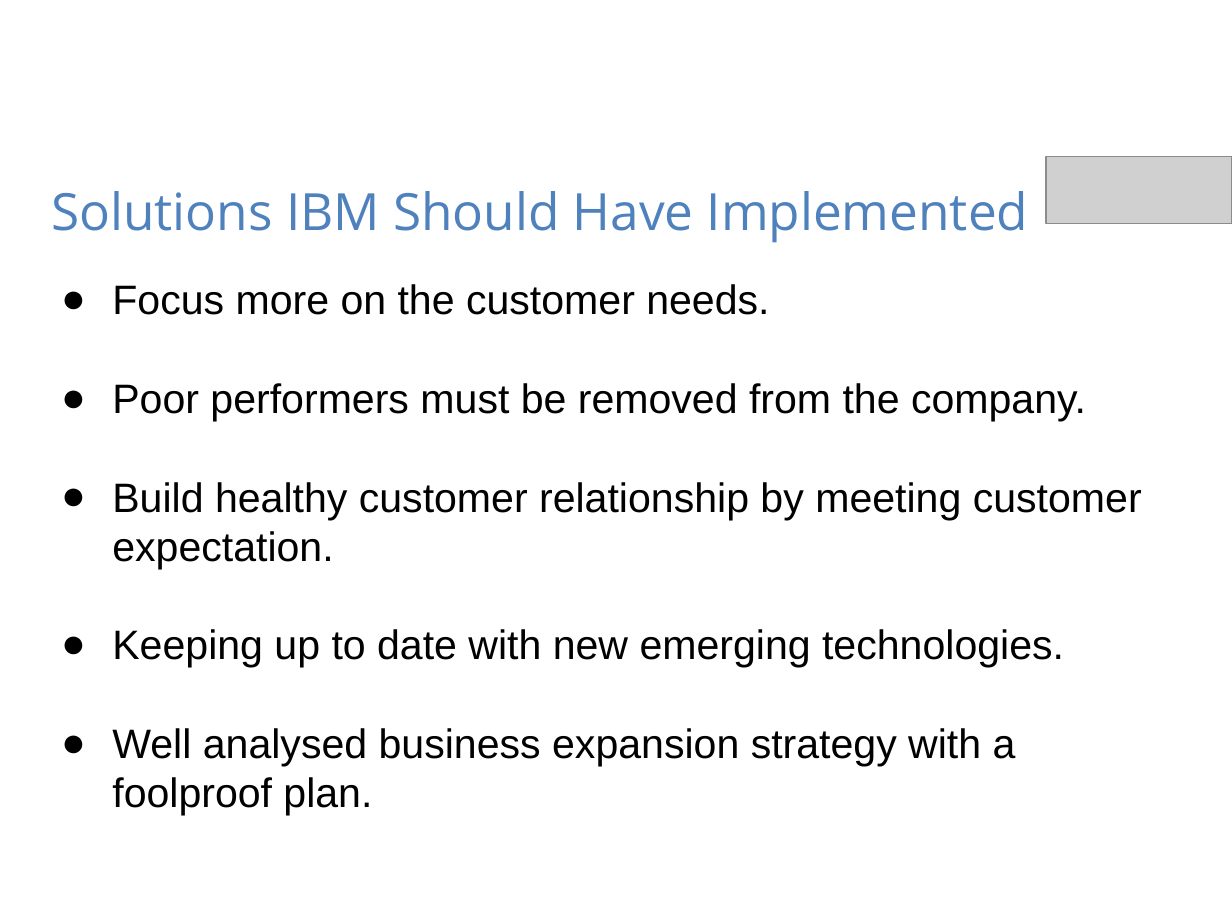
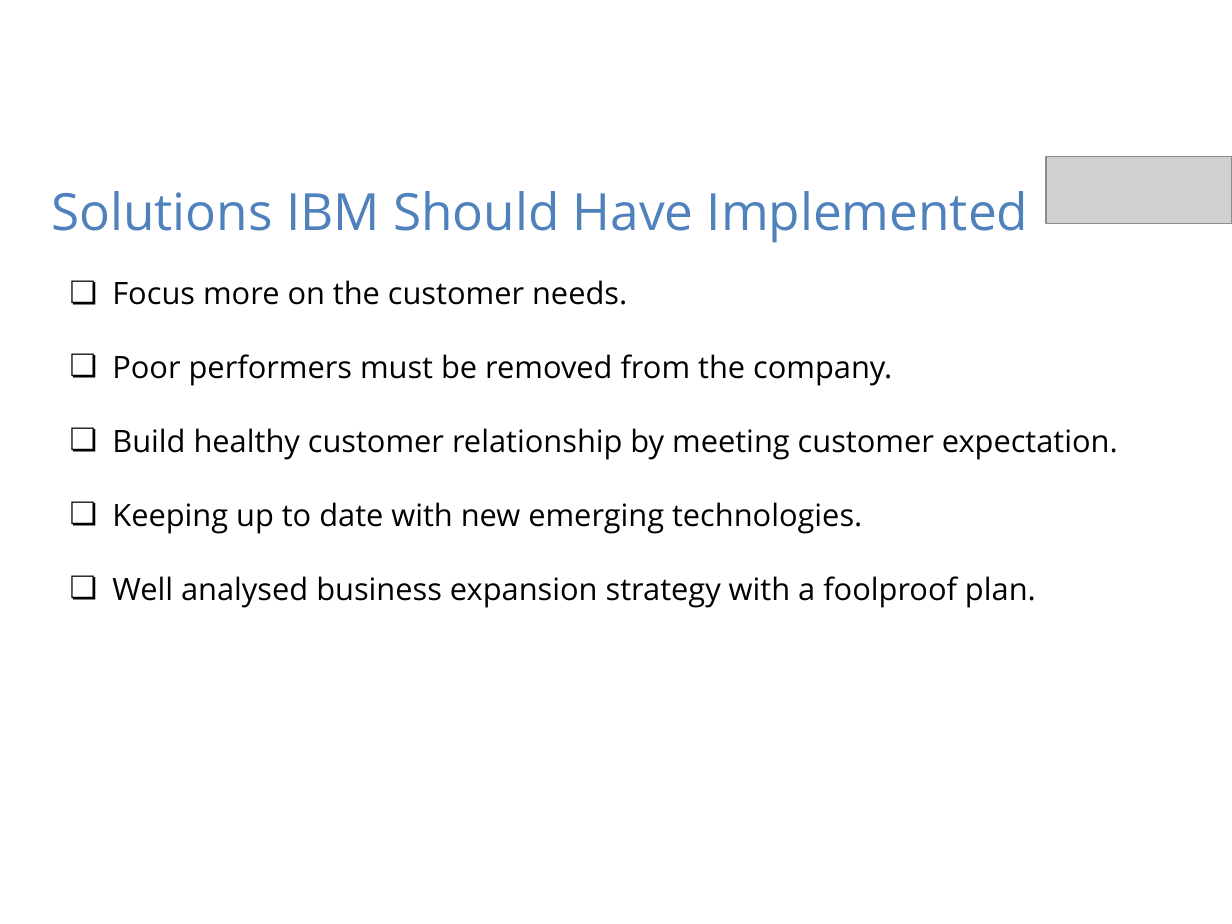
Before and after one commit to likithshekar/Case_Study_KM, a slide deck: slide 22 of IBM Case Study.pptx. Drawn at 1232x924 pixels with LibreOffice and Linux fonts; fonts in the diff are those of the drawing; grey boxes stand for pictures; background and template pictures are left out. Boxes give left, top, right and bottom in pixels: in the first picture for what was removed or moved away, otherwise in the second. Text is boxed around its words. In the diff, an @@ line names an element or a change of style, - is before the commit and + after.

```diff
--- a/IBM Case Study.pptx
+++ b/IBM Case Study.pptx
@@ text "Focus more on the customer ..." at <box>112,280,1118,608</box>: size 24 to 18 pt, font Arial to Open Sans; bullet ● to ❏ @@
```
Also in this commit, not shown: 5 other slides changed, 1 other file.
